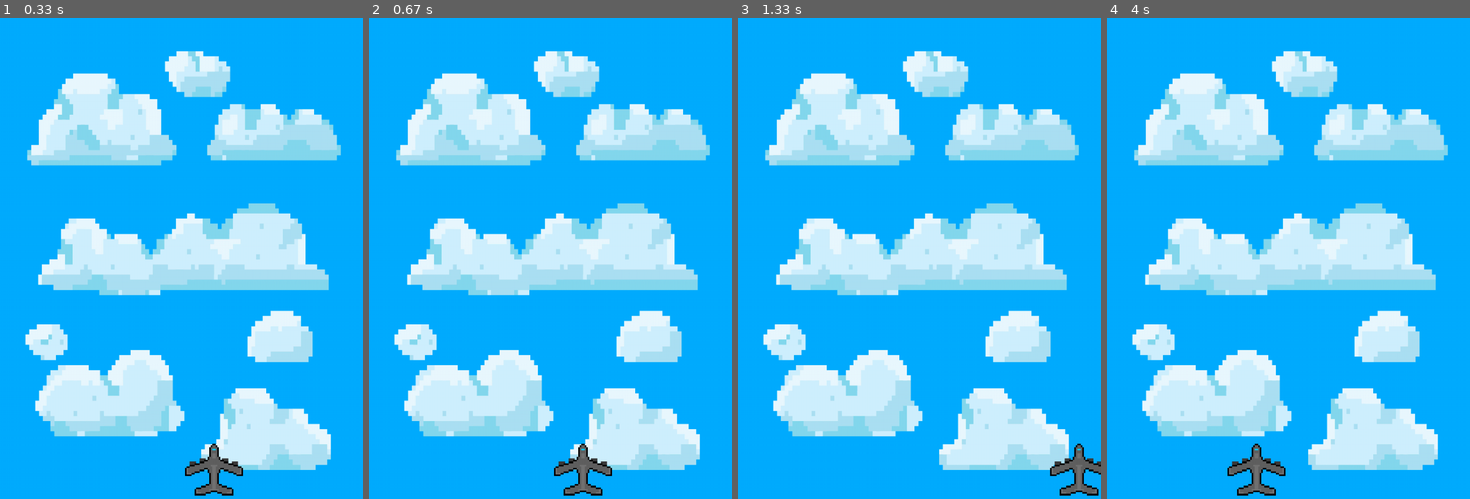
Above: before the commit, frames 1-4 (left to right).
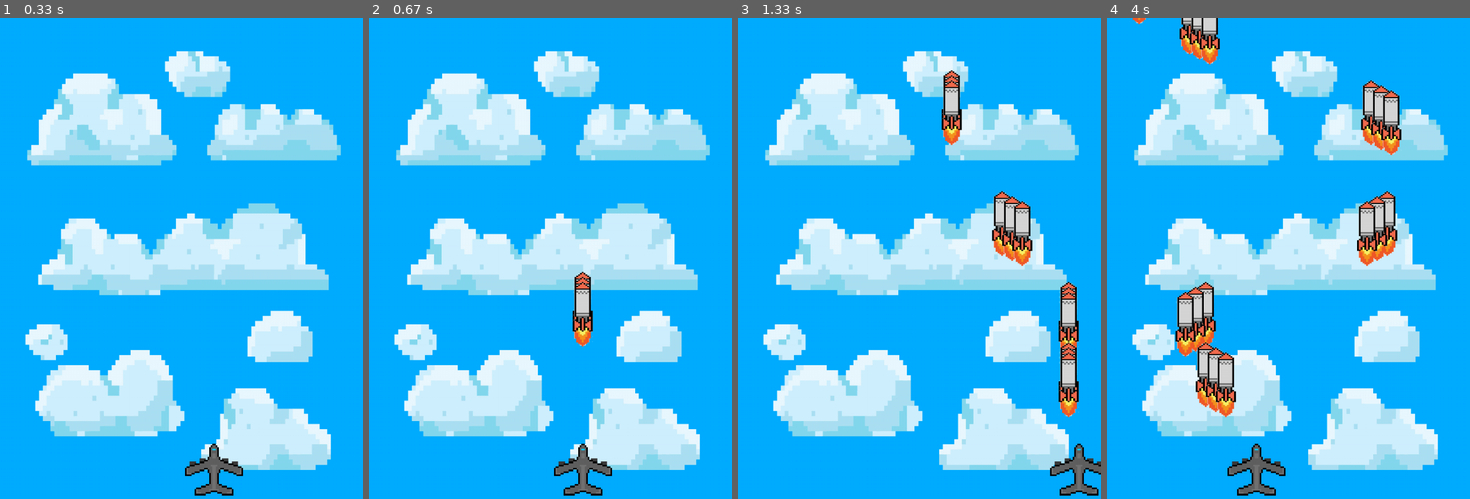
Above: after the commit, the same moments.

Repository: 2023semtle/SEGGS
Game: pygame game, started from real_game/frame.py
Two runs of this game, one before a commit and one after it. Both use one fixed random seed, a clock stepped at 60 frames per second and the inputs below.
Inputs:
- Up to frame 1 (0.33 s): no input
- Up to frame 2 (0.67 s): tap Space at 0.33 s
- Up to frame 3 (1.33 s): hold Right 0.67-1.13 s; tap Space at 0.73, 1.03, 1.23 s; hold Right from 1.17 s (still down)
- Up to frame 4 (4 s): tap Space at 1.53, 1.73, 2.03, 2.3, 2.6, 2.73, 3.03, 3.4, 3.7, 3.9 s; release Right at 1.63 s; hold Left 1.67-2.2 s; hold Left 2.23-2.63 s; hold Right 2.67-3.3 s; hold Left 3.33-3.8 s; hold Right from 3.83 s (still down)

Frame 1 is identical in both runs. In frame 2, 0.7% of the frame differs, in the area x 56-62%, y 52-69%; in frame 3, 3.4%; in frame 4, 6.2%, in the area x 6-82%, y 0-84%.

Commit message:
Add files via upload

Diff:
--- a/real_game/frame.py
+++ b/real_game/frame.py
@@ -21,22 +21,24 @@
 player_X = screen_width/2
 player_Y = screen_height - 128
 fire = False
+
+global i, On, ballXY
+
 ball_Y = 5
 ballXY = []
-global i
 i = 0
-
 j = 0
 On = False
 
 bg = pygame.image.load("images/bg.jpg")
 bg = pygame.transform.scale(bg, (720,960))
 
+ball = pygame.image.load("images/ball.png")
+ball = pygame.transform.scale(ball, (128,64))
+ball = pygame.transform.rotate(ball, -90)
+
 def ball_fire():
-    global i
-    ball = pygame.image.load("images/ball.png")
-    ball = pygame.transform.scale(ball, (128,64))
-    ball = pygame.transform.rotate(ball, -90)
+    global i, On, ballXY
     ballXY.append([player_X + 32,player_Y - 128])
     On = True
     i += 1
@@ -83,10 +85,11 @@
     #미사일 발사
     if fire == True:
         ball_fire()
+        fire = False
 
     if On == True:
-        for j in range(i+1):
-            ballXY[j][1] = -100
+        for j in range(0, i):
+            ballXY[j][1] -= 10
             screen.blit(ball, (ballXY[j][0], ballXY[j][1]))
 
 
